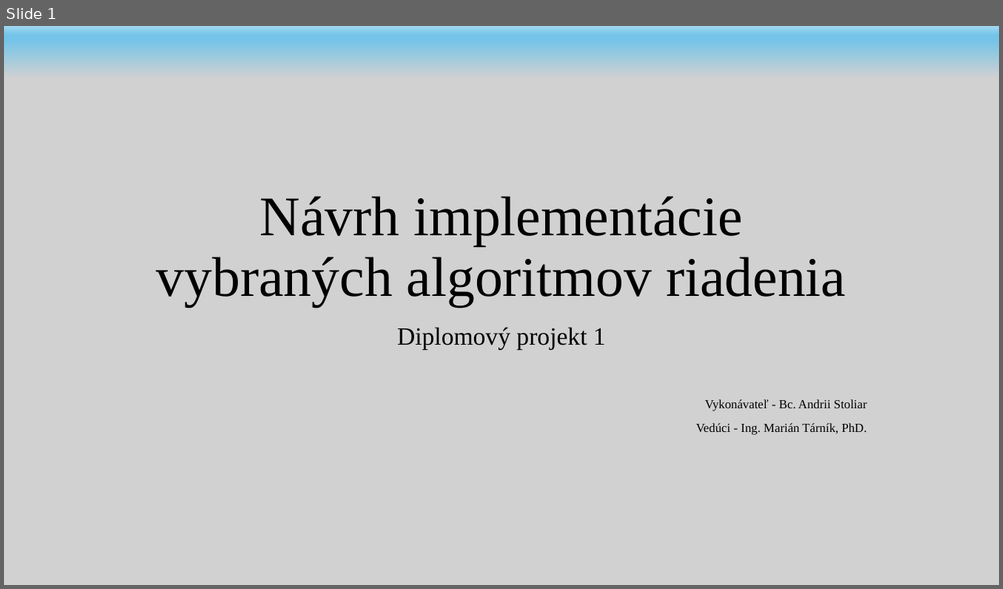
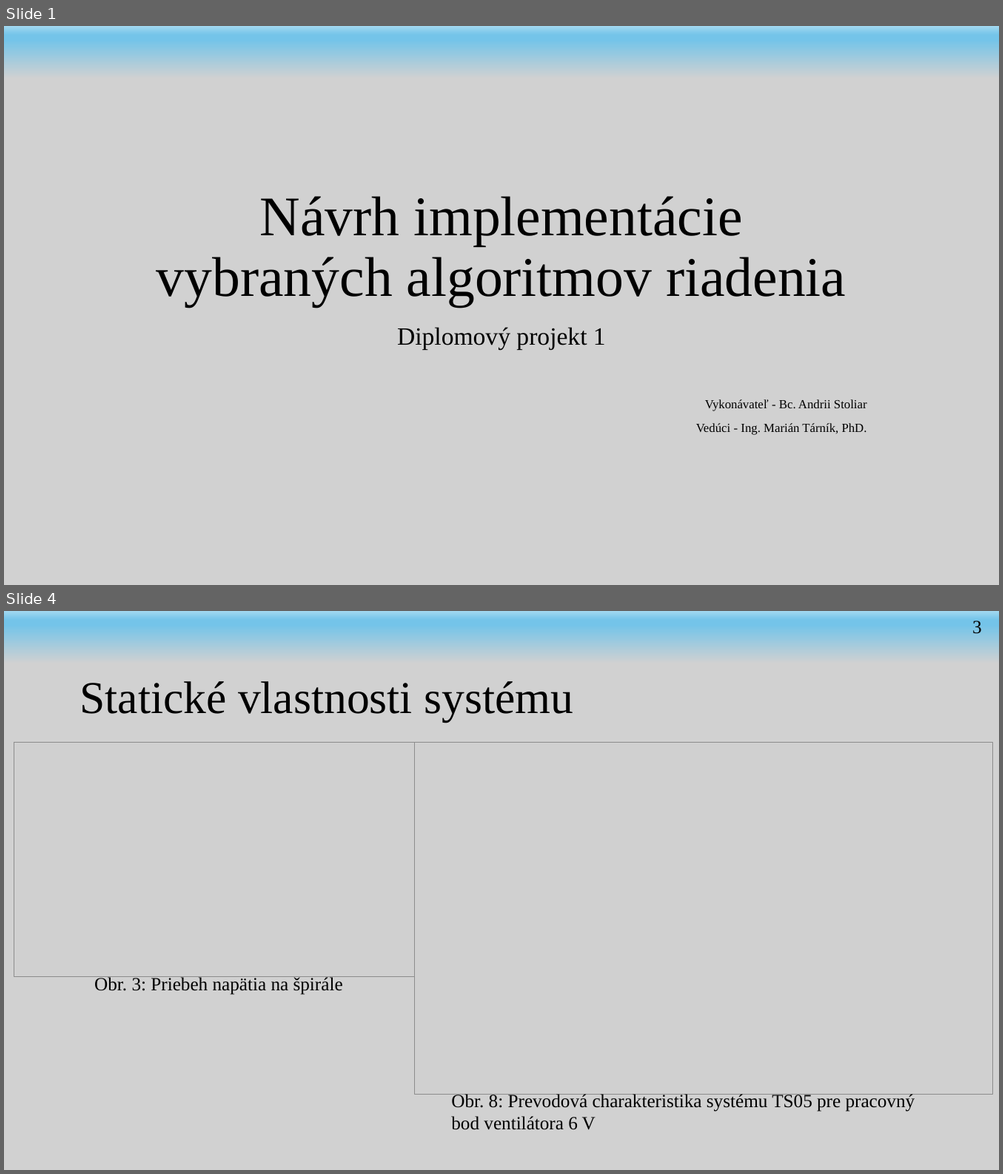
Before and after one commit to andrii-stoliar/DP-Stoliar, a slide deck: Prez/DP1-prez.potx. Shown one above the other, each under a label of ours: slide 1 before the commit, slides 1 and 4 after it; the slides between them are not shown. The pictures are 1003x589 and 1003x1174 pixels, drawn with LibreOffice and Linux fonts; fonts in the diff are those of the drawing; grey boxes stand for pictures; background and template pictures are left out. Boxes give left, top, right and bottom in pixels: in the first picture for what was removed or moved away, otherwise in the second. Text is boxed around its words. In the diff, an @@ line names an element or a change of style, - is before the commit and + after.

```diff
--- a/Prez/DP1-prez.potx
+++ b/Prez/DP1-prez.potx
@@ slide 4 added at (4, 611, 999, 1170), background #D1D1D1; not listed: 1 template element that a slide beside it also shows @@
@@ text added at (972, 621, 982, 634), 18 pt, text #000000 @@
+3
@@ title added at (79, 681, 573, 722), 44 pt, text #000000 @@
+Statické vlastnosti systému
@@ picture added at (14, 742, 415, 977) @@
@@ picture added at (415, 742, 993, 1094) @@
@@ text added at (94, 977, 343, 995), 18 pt, text #000000 @@
+Obr. 3: Priebeh napätia na špirále
@@ text added at (451, 1094, 915, 1130), 18 pt, text #000000 @@
+Obr. 8: Prevodová charakteristika systému TS05 pre pracovný bod ventilátora 6 V
```
Also in this commit, not shown: 2 slides changed, 10 other slides added, 1 slide removed, 27 other files.
